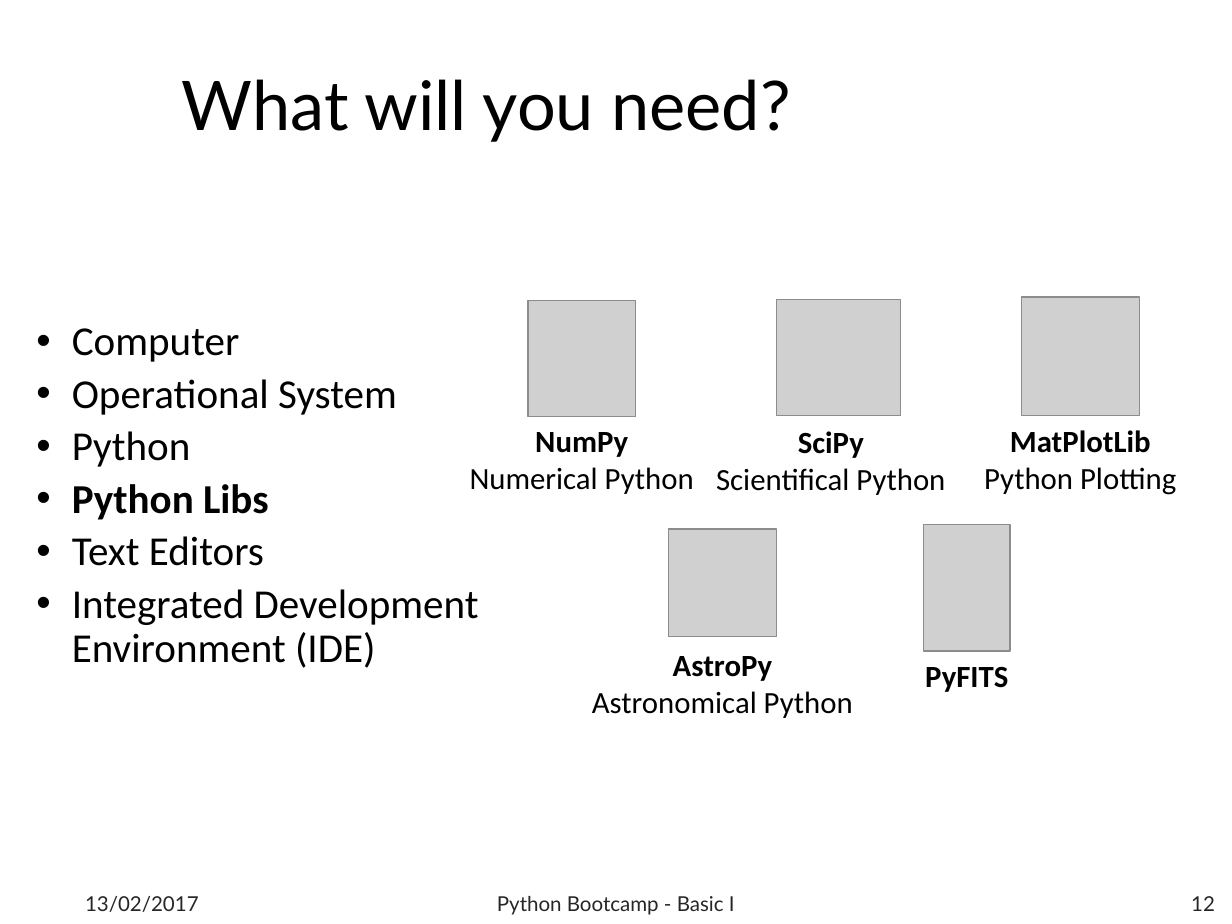
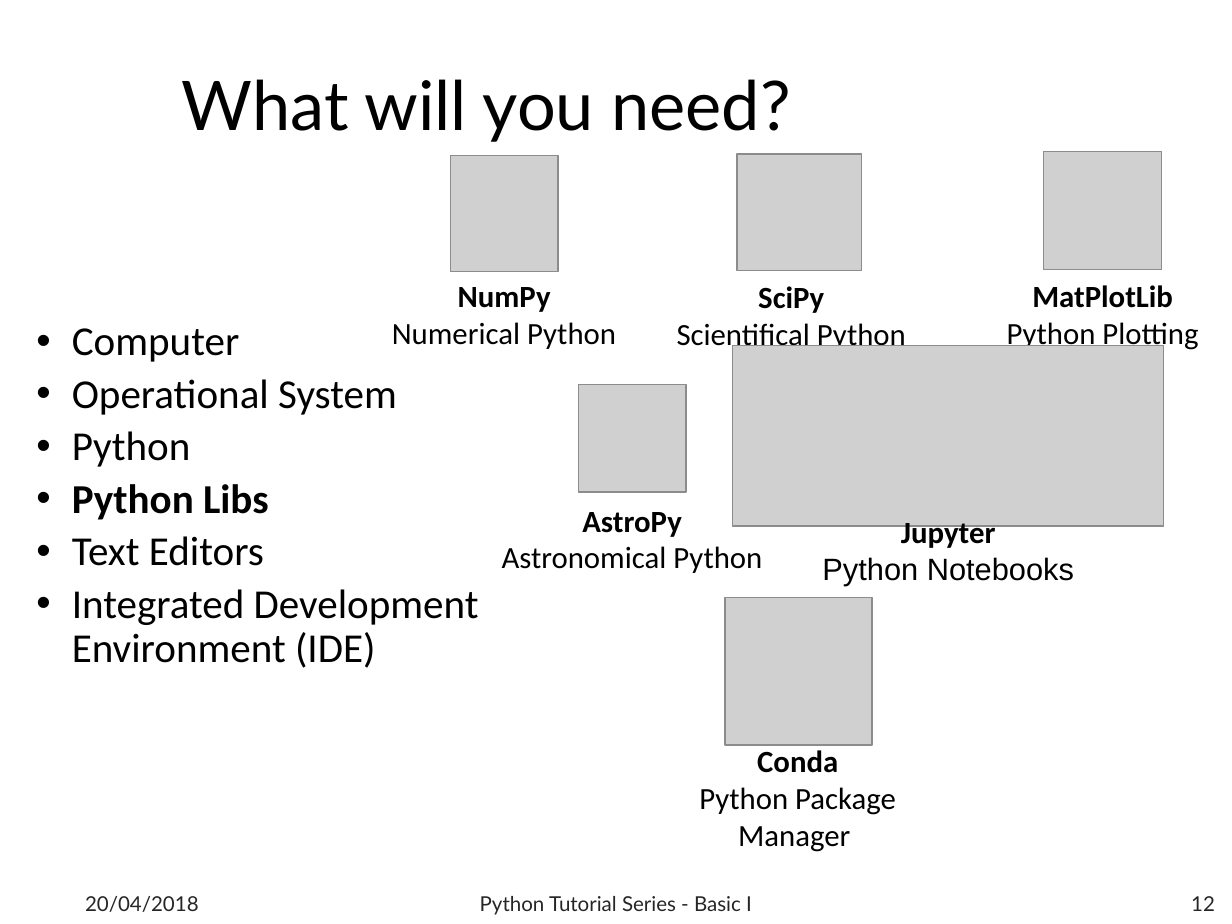
Before and after one commit to b1quint/Python-Tutorial-Series, a slide deck: slide 12 of Presentations/Python Bootcamp - Basics I .pptx. Drawn at 1232x924 pixels with LibreOffice and Linux fonts; fonts in the diff are those of the drawing; grey boxes stand for pictures; background and template pictures are left out. Boxes give left, top, right and bottom in pixels: in the first picture for what was removed or moved away, otherwise in the second. Text is boxed around its words. In the diff, an @@ line names an element or a change of style, - is before the commit and + after.

Commit message:
Updated presentation - Basics I

```diff
--- a/Presentations/Python Bootcamp - Basics I .pptx
+++ b/Presentations/Python Bootcamp - Basics I .pptx
@@ picture: place and size @@
-picture at (529, 301, 636, 416)
+picture at (451, 155, 558, 271)
@@ picture: place and size @@
-picture at (776, 299, 901, 415)
+picture at (737, 154, 861, 270)
@@ picture: place and size @@
-picture at (1021, 297, 1140, 415)
+picture at (1044, 152, 1162, 270)
@@ text "NumPy": place and size @@
-text "NumPy" at (470, 432, 694, 494)
+text "NumPy" at (392, 287, 616, 349)
@@ text "SciPy": place and size @@
-text "SciPy" at (716, 431, 945, 495)
+text "SciPy" at (677, 286, 906, 353)
@@ text "MatPlotLib": place and size @@
-text "MatPlotLib" at (984, 430, 1176, 495)
+text "MatPlotLib" at (1007, 285, 1198, 352)
@@ picture: place and size @@
-picture at (669, 529, 776, 636)
+picture at (578, 384, 685, 492)
@@ text "AstroPy": place and size @@
-text "AstroPy" at (592, 656, 853, 718)
+text "AstroPy" at (502, 512, 762, 573)
@@ group added at (699, 346, 1164, 852): 2 pictures, 2 texts @@
+Conda
+Python Package Manager
+Jupyter
+Python Notebooks
@@ picture removed at (924, 525, 1010, 650) @@
@@ text removed at (925, 666, 1008, 692) @@
-PyFITS
@@ text at (85, 896, 199, 912): text changed @@
-13/02/2017
+20/04/2018
@@ text at (480, 896, 752, 915): text changed @@
-Python Bootcamp - Basic I
+Python Tutorial Series - Basic I
```
Also in this commit, not shown: 53 other slides changed, 3 slides added.
